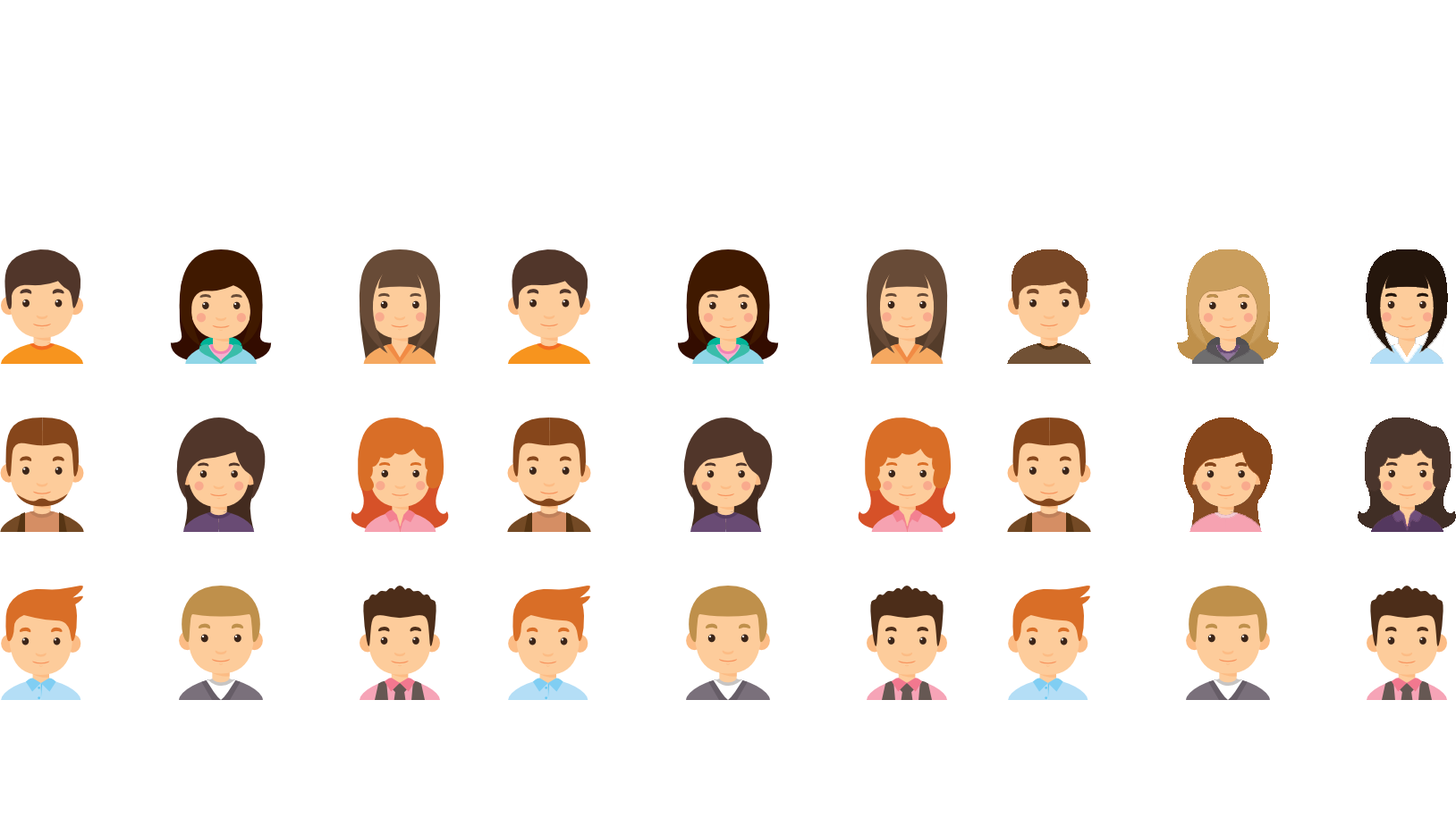
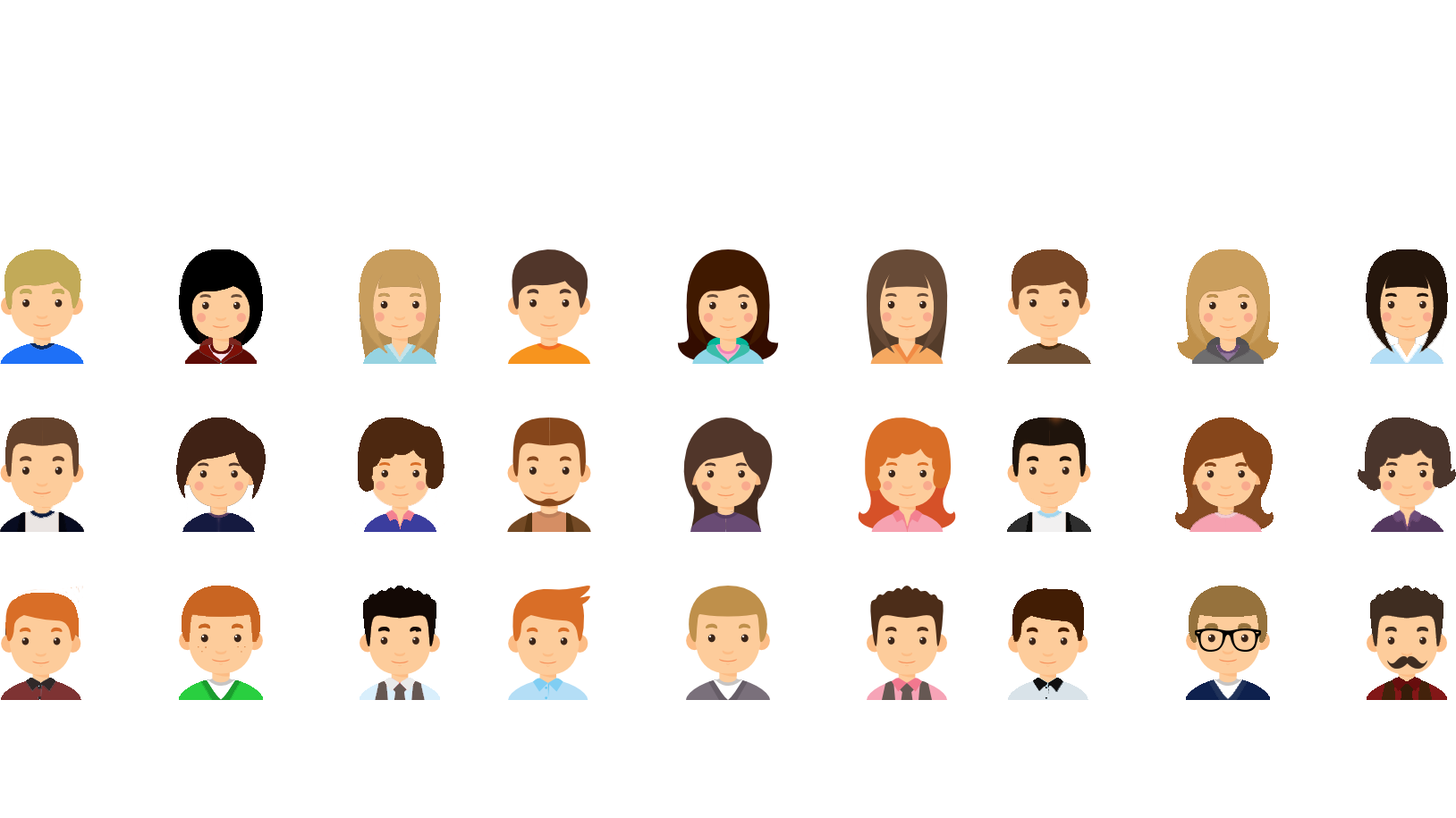
The second w=1456, h=818 image is a revision of the first. Changes to its layers:
added layer "Layer 6" above "Vector Smart Object" over [1387, 656, 1428, 669]
added layer "Vector Smart Object" above "Layer 3" over [1194, 628, 1261, 652]
painted on "Layer 3" over [1006, 417, 1456, 701]
added layer "Layer 5" above "Layer 2" over [1357, 469, 1456, 488]
painted on "Layer 2" over [0, 249, 449, 701]
added layer "Layer 7" above "Layer 4" over [5, 592, 80, 652]
added layer "Layer 4" above "Layer 1" over [1175, 490, 1274, 531]
